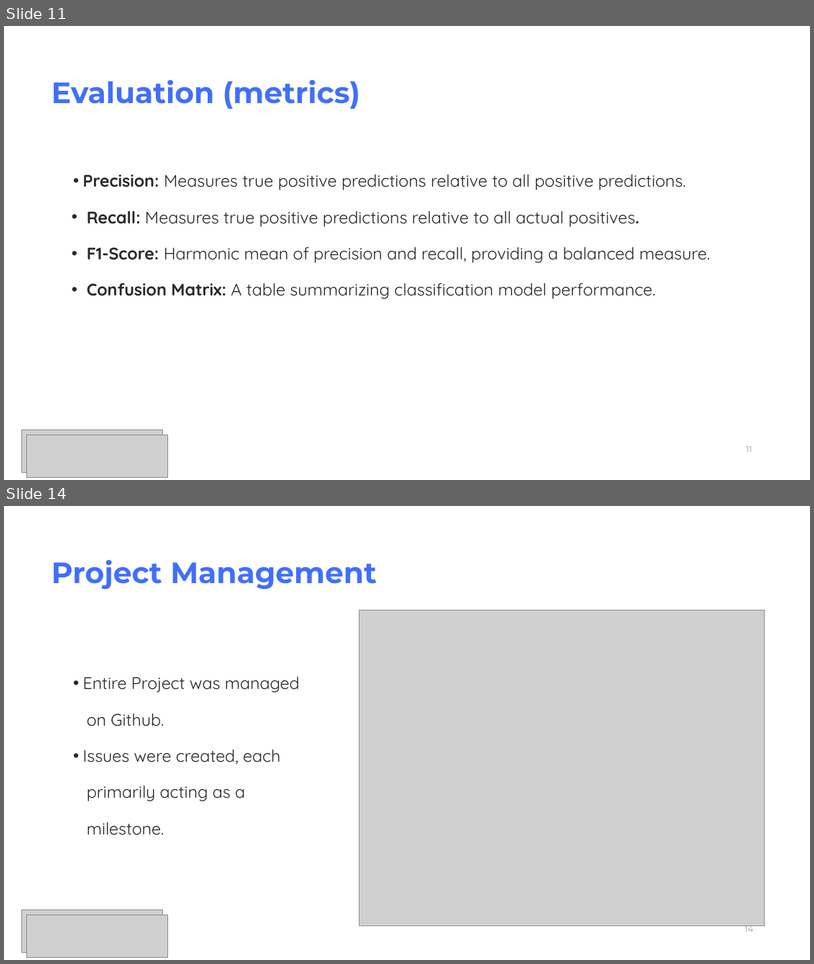
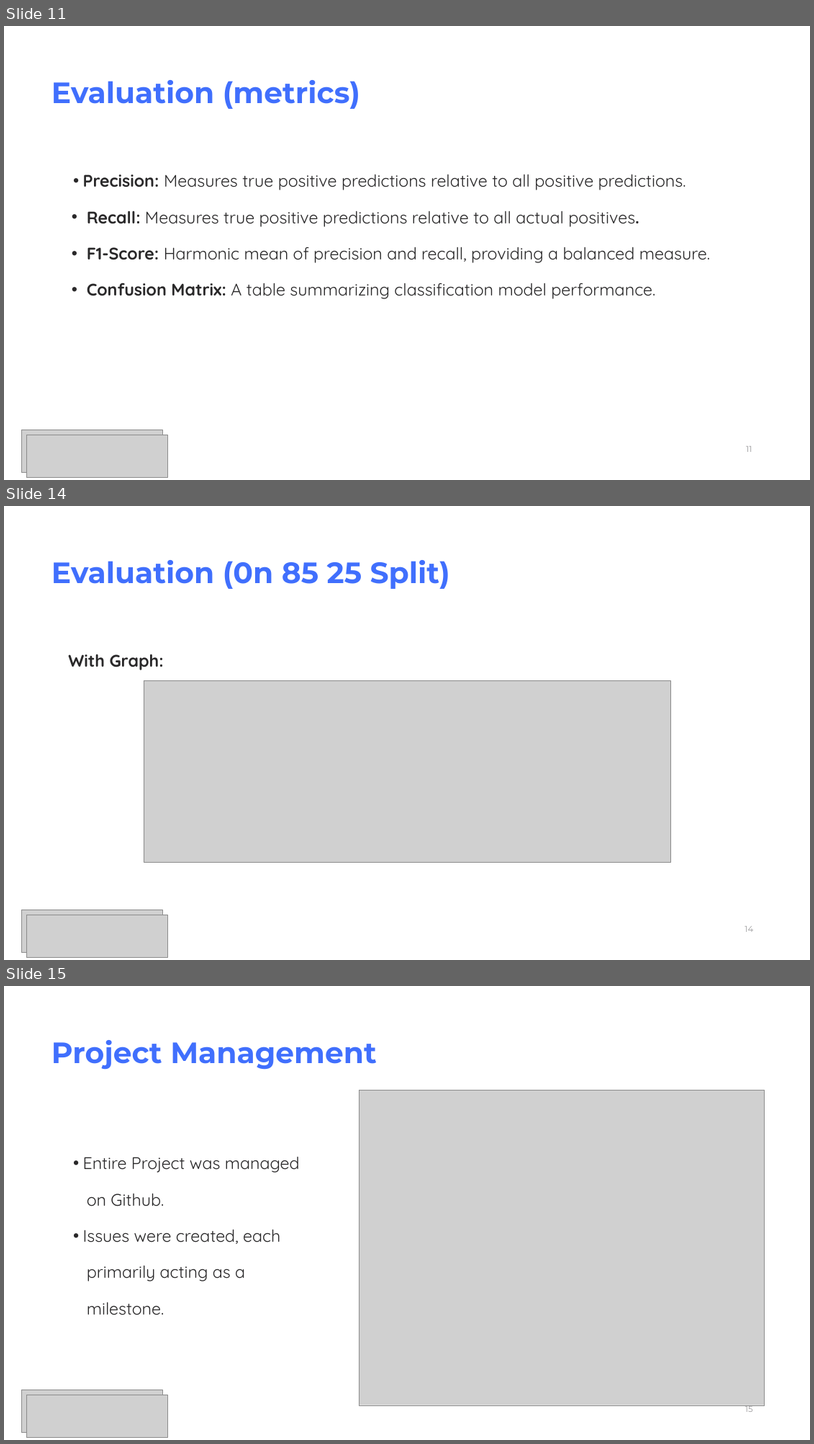
Before and after one commit to MS1034/document-classification-using-KNN, a slide deck: Presentation.pptx. Shown one above the other, each under a label of ours: slides 11 and 14 before the commit, slides 11, 14 and 15 after it; the slides between them are not shown. The pictures are 814x964 and 814x1444 pixels, drawn with LibreOffice and Linux fonts; fonts in the diff are those of the drawing; grey boxes stand for pictures. Boxes give left, top, right and bottom in pixels: in the first picture for what was removed or moved away, otherwise in the second. Text is boxed around its words. In the diff, an @@ line names an element or a change of style, - is before the commit and + after.

```diff
--- a/Presentation.pptx
+++ b/Presentation.pptx
@@ slide 14 added at (4,506,810,960), background #FFFFFF @@
@@ text added at (52,560,450,589), 70 pt, text #406FFD, bold @@
+Evaluation (0n 85 25 Split)
@@ text added at (68,654,164,670), 40 pt, text #292829, bold @@
+With Graph:
@@ picture added at (144,680,671,862) @@
@@ picture added at (21,909,162,952) @@
@@ picture added at (26,914,167,957) @@
@@ page number added at (745,926,754,932), 20 pt, text #9B9A9C @@
+14
@@ what was slide 14 is now slide 15 @@
@@ page number at (746,1404,754,1412): text changed @@
-14
+15
```
Also in this commit, not shown: 2 slides changed, 1 other file.
